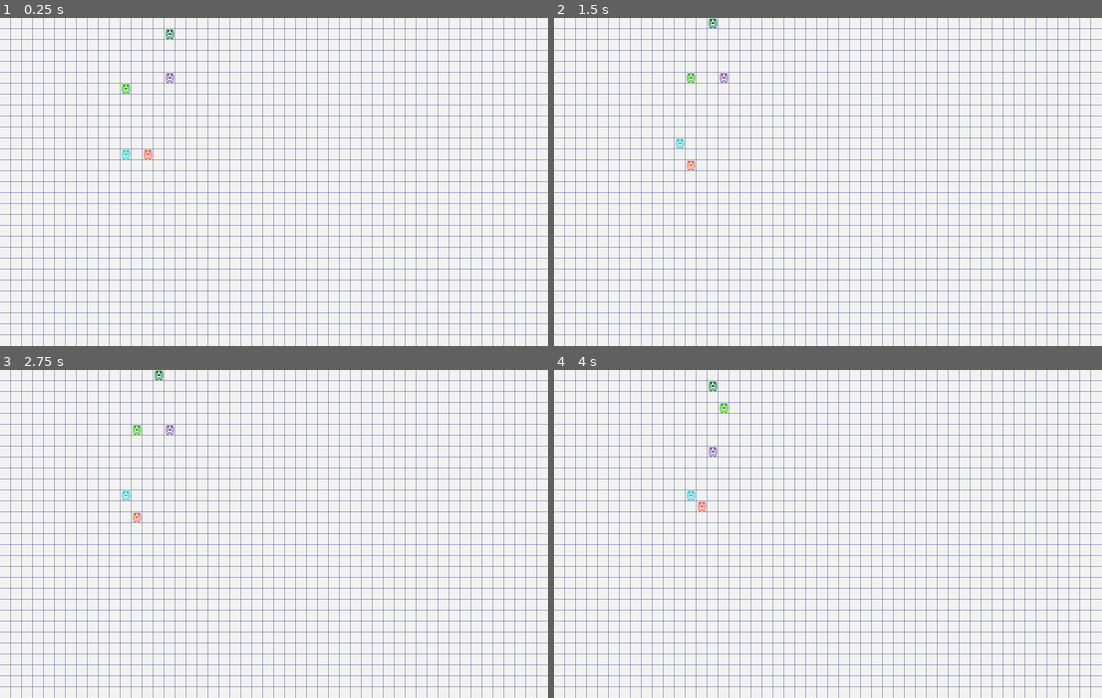
Above: before the commit, frames 1-4 (two rows, left to right).
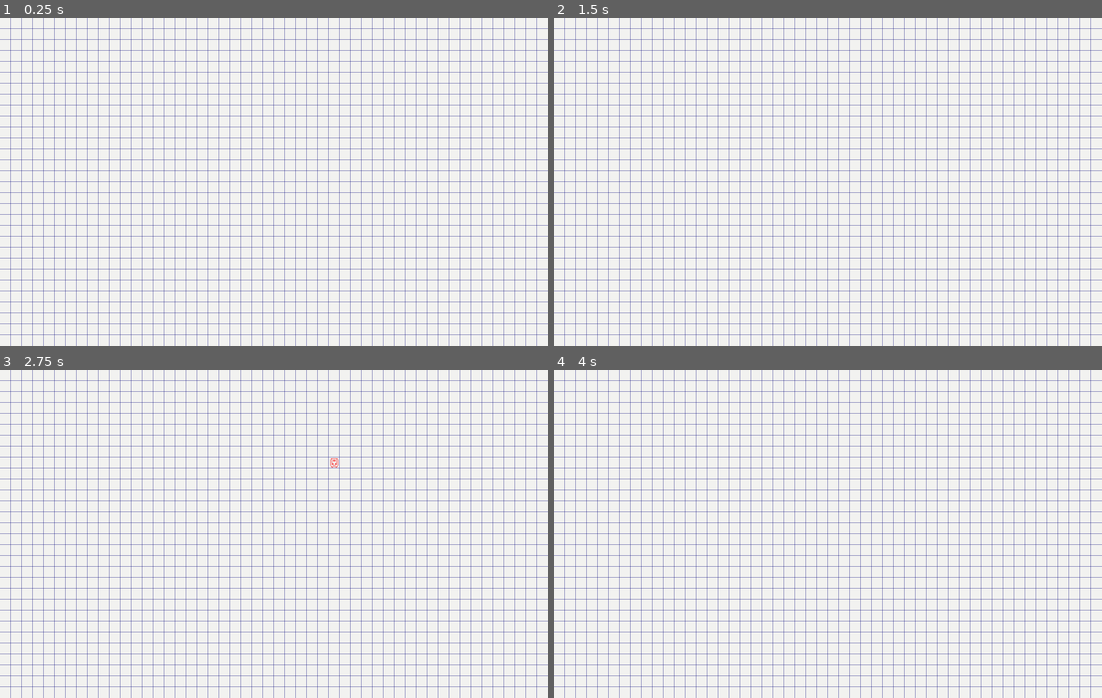
Above: after the commit, the same moments.

Repository: MaxNoragami/ATWS
Game: Godot game, scene res://Scenes/main.tscn
Two runs of this game, one before a commit and one after it. Both use one fixed random seed, a clock stepped at 60 frames per second and the inputs below.
Inputs (mouse positions are in pixels of both pictures, inside the frame that each line leads up to):
- Up to frame 1 (0.25 s): no input
- Up to frame 2 (1.5 s): tap Enter at 0.5 s; move the mouse to (948, 165) at 0.52 s; hold Space (next_iteration) 0.53-1.28 s; tap S (switch_team) at 0.8, 1.35 s; move the mouse to (718, 198) at 1.27 s
- Up to frame 3 (2.75 s): click (164, 550) at 1.55 s; tap Enter at 2 s; move the mouse to (328, 461) at 2.02 s; press the mouse at (328, 461) at 2.03 s; tap A (place_mode, bound only after the commit) at 2.3 s
- Up to frame 4 (4 s): tap Space (next_iteration) at 2.75, 3.05 s; move the mouse to (800, 599) at 2.77 s; release the mouse at (800, 599) at 2.78 s; tap A (place_mode, bound only after the commit) at 2.85 s; tap Enter at 3.5 s; move the mouse to (992, 583) at 3.52 s; hold Space (next_iteration) from 3.53 s (still down); tap S (switch_team) at 3.8 s

The runs differ from the first frame. In frame 1, 0.1% of the frame differs, in the area x 22-32%, y 3-44%; in frame 2, 0.1%; in frame 3, 0.1%, in the area x 22-62%, y 0-47%; in frame 4, 0.1%.

Commit message:
Started the system of placing the entities on the grid and switching in-between teams

Diff:
--- a/Scenes/entity.tscn
+++ b/Scenes/entity.tscn
@@ -4,5 +4,8 @@
 [ext_resource type="Texture2D" uid="uid://ynhpgth7b45v" path="res://Sprites/tiles.png" id="2_l7g7l"]
 
 [node name="Entity" type="Sprite2D"]
+position = Vector2(688, 394)
+offset = Vector2(-688, -394)
 script = ExtResource("1_hsfu5")
 sprite = ExtResource("2_l7g7l")
+atlas_x = 10
--- a/Scripts/entity.gd
+++ b/Scripts/entity.gd
@@ -4,18 +4,22 @@
 class_name Entity
 
 @export var sprite: Texture2D
+@export var atlas_x: int = 9
+@export var atlas_y: int = 20
 var entity_color: Color = Color(1.0, 0.5, 0.5)  # Default color (light red)
+var team: String = "None"
 
 var position_in_grid: Vector2i
 
-func _init(color: Color = Color(1.0, 0.5, 0.5)) -> void:
+func _init(color: Color = Color(1.0, 0.5, 0.5), team_name: String = "None") -> void:
     entity_color = color
+    team = team_name
 
 func _ready() -> void:
     var sprite_node = Sprite2D.new()
     sprite_node.texture = sprite
     sprite_node.region_enabled = true  # Enable region selection for atlas
-    sprite_node.region_rect = Rect2(9 * 16, 20 * 16, 16, 16)  # Select tile (9,20)
+    sprite_node.region_rect = Rect2(atlas_x * 16, atlas_y * 16, 16, 16)  # Select tile (9,20)
 
     # Apply color tint instead of shader
     sprite_node.modulate = entity_color
--- /dev/null
+++ b/Scripts/entity_move.gd
@@ -0,0 +1 @@
+extends Node
--- a/Scripts/game_loop.gd
+++ b/Scripts/game_loop.gd
@@ -1,26 +1,104 @@
 extends Node2D
 
 @export var entity_scene: PackedScene
+var entities: Array[Entity] = []
+var grid_size = Vector2i(Game.CELLS_AMOUNT.x, Game.CELLS_AMOUNT.y)
 
-var entities: Array[Entity] = []
-var grid_size = Vector2i(16, 16)
+var teams = {
+	"Blue": Color(0.0, 0.0, 1.0),
+	"Green": Color(0.0, 1.0, 0.0),
+	"Red": Color(1.0, 0.0, 0.0),
+	"Purple": Color(0.5, 0.0, 0.5)
+}
+
+var team_scores = {
+	"Blue": 0,
+	"Green": 0,
+	"Red": 0,
+	"Purple": 0
+}
+
+var current_team_index = 0
+var team_names = ["Blue", "Green", "Red", "Purple"]
+
+# Placement mode variables
+var placement_mode = false
+var placement_preview: Entity = null
 
 func _ready() -> void:
-    for i in range(5):  # Spawn 5 random entities
-        var color = Color(randf(), randf(), randf())  # Generate a random color
-        var entity = entity_scene.instantiate() as Entity
-        entity._init(color)  # Pass color to constructor
-        entity.position_in_grid = Vector2i(randi_range(0, grid_size.x - 1), randi_range(0, grid_size.y - 1))
-        entity.global_position = entity.position_in_grid * 16 as Vector2 + Vector2(8, 8)
-        add_child(entity)
-        entities.append(entity)
+	# No longer spawn random entities at start
+	# Instead, create a preview entity for placement mode
+	create_placement_preview()
+
+func create_placement_preview() -> void:
+	placement_preview = entity_scene.instantiate() as Entity
+	var team_name = team_names[current_team_index]
+	var color = teams[team_name]
+
+	# Initialize with current team color but make it transparent
+	var preview_color = Color(color.r, color.g, color.b, 0.5)  # 50% transparency
+	placement_preview._init(preview_color, team_name)
+	placement_preview.visible = false  # Hide initially until placement mode is activated
+	add_child(placement_preview)
 
 func _process(delta: float) -> void:
-    pass
+	if placement_mode:
+		update_placement_preview()
+
+func update_placement_preview() -> void:
+	# Get mouse position and convert to grid position
+	var mouse_pos = get_global_mouse_position()
+	var grid_pos = Vector2i(floor(mouse_pos.x / 16), floor(mouse_pos.y / 16))
+
+	# Clamp to grid boundaries
+	grid_pos.x = clamp(grid_pos.x, 0, grid_size.x - 1)
+	grid_pos.y = clamp(grid_pos.y, 0, grid_size.y - 1)
+
+	# Update preview position
+	placement_preview.position_in_grid = grid_pos
+	placement_preview.global_position = grid_pos * 16 as Vector2 + Vector2(8, 8)
+
+	# Also update the team color of the preview
+	var team_name = team_names[current_team_index]
+	var color = teams[team_name]
+	var preview_color = Color(color.r, color.g, color.b, 0.5)  # 50% transparency
+
+	# Update sprite color (assuming it's the first child)
+	if placement_preview.get_child_count() > 0:
+		placement_preview.get_child(0).modulate = preview_color
 
 func _input(event) -> void:
-    if event.is_action_pressed("next_iteration"):
-        for entity in entities:
-            entity.move_randomly(grid_size)
-    if event.is_action_pressed("switch_team"):
-        pass
+	if event.is_action_pressed("next_iteration"):
+		for entity in entities:
+			entity.move_randomly(grid_size)
+
+	if event.is_action_pressed("switch_team"):
+		current_team_index = (current_team_index + 1) % team_names.size()
+		print("Current team:", team_names[current_team_index])
+
+		# Update preview color if in placement mode
+		if placement_mode:
+			update_placement_preview()
+
+	# Toggle placement mode
+	if event.is_action_pressed("place_mode"):
+		placement_mode = !placement_mode
+		placement_preview.visible = placement_mode
+		print("Placement mode:", "ON" if placement_mode else "OFF")
+
+	# Place entity at current position
+	if event.is_action_pressed("place_entity") and placement_mode:
+		place_entity_at_preview()
+
+func place_entity_at_preview() -> void:
+	# Create a new entity at the preview position
+	var entity = entity_scene.instantiate() as Entity
+	var team_name = team_names[current_team_index]
+	var color = teams[team_name]
+
+	entity._init(color, team_name)
+	entity.position_in_grid = placement_preview.position_in_grid
+	entity.global_position = entity.position_in_grid * 16 as Vector2 + Vector2(8, 8)
+
+	add_child(entity)
+	entities.append(entity)
--- a/project.godot
+++ b/project.godot
@@ -39,6 +39,21 @@
 "events": [Object(InputEventKey,"resource_local_to_scene":false,"resource_name":"","device":-1,"window_id":0,"alt_press …(192 unchanged characters)…
 ]
 }
+place_entity={
+"deadzone": 0.2,
+"events": [Object(InputEventMouseButton,"resource_local_to_scene":false,"resource_name":"","device":-1,"window_id":0,"alt_pressed":false,"shift_pressed":false,"ctrl_pressed":false,"meta_pressed":false,"button_mask":1,"position":Vector2(282, 20),"global_position":Vector2(298, 104),"factor":1.0,"button_index":1,"canceled":false,"pressed":true,"double_click":false,"script":null)
+]
+}
+place_mode={
+"deadzone": 0.2,
+"events": [Object(InputEventKey,"resource_local_to_scene":false,"resource_name":"","device":-1,"window_id":0,"alt_pressed":false,"shift_pressed":false,"ctrl_pressed":false,"meta_pressed":false,"pressed":false,"keycode":0,"physical_keycode":65,"key_label":0,"unicode":97,"location":0,"echo":false,"script":null)
+]
+}
+switch_entity={
+"deadzone": 0.2,
+"events": [Object(InputEventKey,"resource_local_to_scene":false,"resource_name":"","device":-1,"window_id":0,"alt_pressed":false,"shift_pressed":false,"ctrl_pressed":false,"meta_pressed":false,"pressed":false,"keycode":0,"physical_keycode":68,"key_label":0,"unicode":100,"location":0,"echo":false,"script":null)
+]
+}
 
 [rendering]
 
Not shown: 1 places in Scenes/main.tscn that only renumber resources
Not shown, added: Scripts/entity_move.gd.uid
Not shown, changed: Scripts/game_loop.gd.uid
